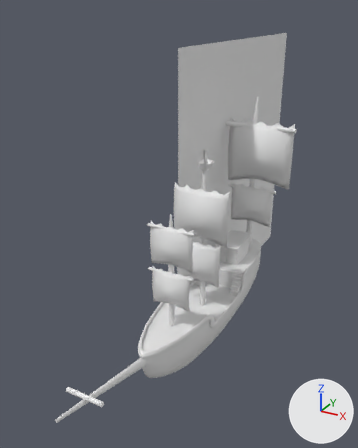
The Blender file Enviroment/Pirate ship.blend, before and after one commit.
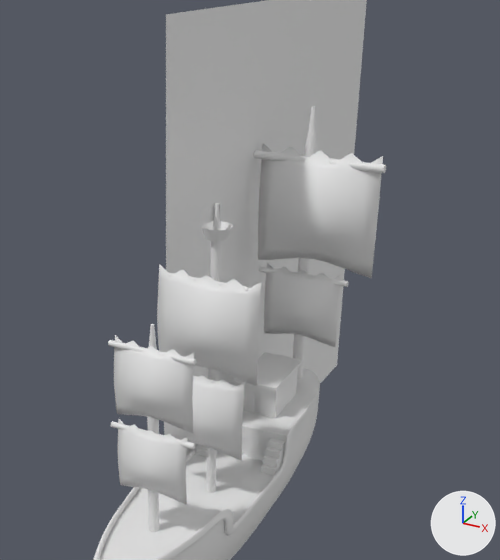
There are two pictures of each version: one whole from a 50 mm lens placed at (27.0, -58.8, 41.1), pointed at (-5.1, -0.5, 12.0), one close up on the part from 25% to 100% of the width and 9% to 76% of the height. Lighting does not change. The marker at lower right points along +X, +Y and +Z.

Script lines for the objects in view, before the commit:
```python
me_cylinder_007 = bpy.data.meshes.new('Cylinder.007')
me_cylinder_007.from_pydata(...)  # 41 vertices, 33 faces; spans x -0.211..0.211, y -0.211..0.211, z -0.653..0.733
me_cylinder_007.polygons.foreach_set('use_smooth', [True] * 33)
me_cylinder_016 = bpy.data.meshes.new('Cylinder.016')
me_cylinder_016.from_pydata(...)  # a 16-sided cylinder along z spanning x -0.38..0.38, y -0.64..0.13, z 0.0..4.84
me_cylinder_016.polygons.foreach_set('use_smooth', [True] * 18)
me_plane_010 = bpy.data.meshes.new('Plane.010')
me_plane_010.from_pydata(...)  # 81 vertices, 64 faces; spans x -1.0..1.04, y -0.99..1.01, z 0.0..0.54
me_plane_010.polygons.foreach_set('use_smooth', [True] * 64)
me_sphere = bpy.data.meshes.new('Sphere')
me_sphere.from_pydata(...)  # 1602 vertices, 1523 faces; spans x -2.8..0.0, y -10.1..5.0, z -1.5..3.4
me_sphere.polygons.foreach_set('use_smooth', [True] * 1523)
ob_cylinder_006 = bpy.data.objects.new('Cylinder.006', me_cylinder_007)
ob_cylinder_006.location = (0.07, 8.49, 5.72)
ob_cylinder_006.scale = (1.53, 1.53, 1.53)
ob_cylinder_015 = bpy.data.objects.new('Cylinder.015', me_cylinder_016)
ob_cylinder_015.location = (-4.47, 14.26, 24.07)
ob_cylinder_015.rotation_euler = (0.0, 1.571, 0.0)  # degrees (0, 90, 0)
ob_cylinder_015.scale = (0.931, 0.931, 2.34)
ob_sail_006 = bpy.data.objects.new('Sail.006', me_plane_010)
ob_sail_006.location = (1.2, 14.63, 19.74)
ob_sail_006.rotation_euler = (1.571, 0.0, 0.0)  # degrees (90, 0, 0)
ob_sail_006.scale = (5.24, 5.24, 5.24)
_m = ob_sail_006.modifiers.new('Solidify', 'SOLIDIFY')
_m.thickness = -0.02
ob_ship = bpy.data.objects.new('Ship', me_sphere)
ob_ship.location = (0.0, 0.0, -0.79)
ob_ship.scale = (1.4, 3.33, 2.32)
_m = ob_ship.modifiers.new('Mirror', 'MIRROR')
_m.use_clip = True
# also in view: 'Cylinder.010' at (0.0, -11.7, 10.7); 'Sail.002' at (-0.5, -3.9, 8.1); 'Ship.001' at (0.0, -5.4, 2.6); 'Cylinder.014' at (0.4, 14.4, 16.0); 'Sail.005' at (0.1, -12.6, 8.6)
```
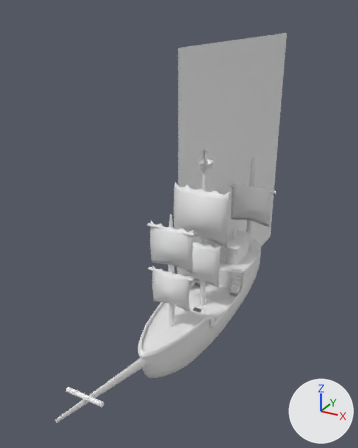
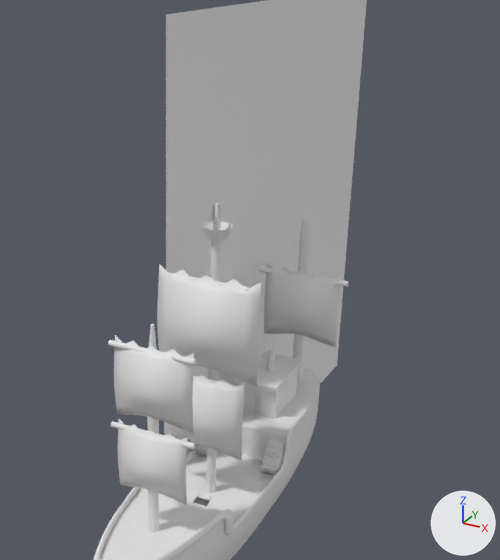
Commit message: Before starting boards

What differs and where, as boxes (x1, y1, x2, y2) in the close-ups (500 x 560 px):
'Sail.006', deleted
    before: (258, 143, 383, 278)
'Cylinder.015', deleted
    before: (254, 150, 386, 173)
'Cylinder.006', moved (not visible before)
    after: (266, 347, 275, 371)

What changed in the scene script:
```text
Add me_cylinder_019:
    me_cylinder_019.from_pydata(...)  # 41 vertices, 33 faces; spans x -0.211..0.211, y -0.211..0.211, z -0.653..-0.141
    me_cylinder_019.polygons.foreach_set('use_smooth', [True] * 33)
Change ob_cylinder_006:
    ob_cylinder_006.location: (0.07, 8.49, 5.72) -> (0.07, 8.49, 7.95)
Remove ob_sail_006:
    ob_sail_006 = bpy.data.objects.new('Sail.006', me_plane_010)
    ob_sail_006.location = (1.2, 14.63, 19.74)
    ob_sail_006.rotation_euler = (1.571, 0.0, 0.0)  # degrees (90, 0, 0)
    ob_sail_006.scale = (5.24, 5.24, 5.24)
    _m = ob_sail_006.modifiers.new('Solidify', 'SOLIDIFY')
    _m.thickness = -0.02
Remove ob_cylinder_015:
    ob_cylinder_015 = bpy.data.objects.new('Cylinder.015', me_cylinder_016)
    ob_cylinder_015.location = (-4.47, 14.26, 24.07)
    ob_cylinder_015.rotation_euler = (0.0, 1.571, 0.0)  # degrees (0, 90, 0)
    ob_cylinder_015.scale = (0.931, 0.931, 2.34)
Add ob_cylinder_009:
    ob_cylinder_009 = bpy.data.objects.new('Cylinder.009', me_cylinder_019)
    ob_cylinder_009.location = (-0.47, -3.76, 1.23)
    ob_cylinder_009.scale = (0.281, 0.281, 0.281)
```
